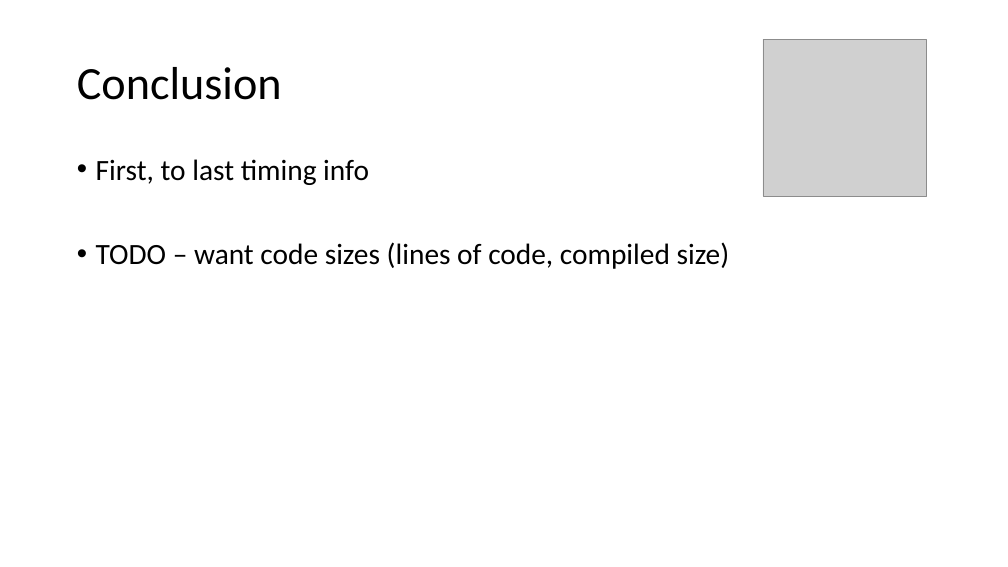
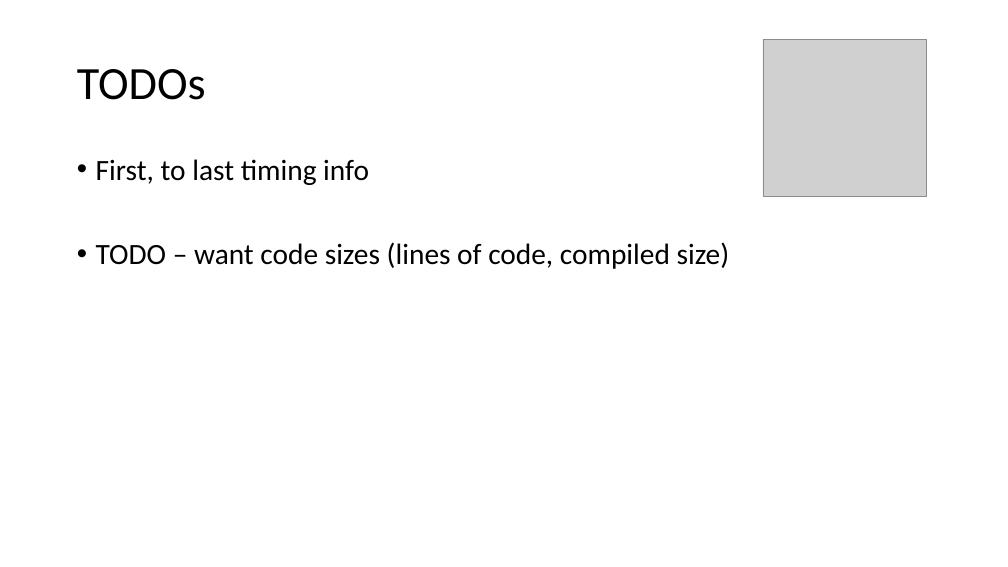
Before and after one commit to ChrisLomont/RingBuffer, a slide deck: slide 33 of Making a Ringbuffer.pptx (slide 27 before the commit). Drawn at 1008x567 pixels with LibreOffice and Linux fonts; fonts in the diff are those of the drawing; grey boxes stand for pictures. Boxes give left, top, right and bottom in pixels: in the first picture for what was removed or moved away, otherwise in the second. Text is boxed around its words. In the diff, an @@ line names an element or a change of style, - is before the commit and + after.

```diff
--- a/Making a Ringbuffer.pptx
+++ b/Making a Ringbuffer.pptx
@@ title at (77,69,206,100): text changed @@
-Conclusion
+TODOs
```
Also in this commit, not shown: 8 other slides changed, 8 slides added, 3 slides removed, 4 other files.
